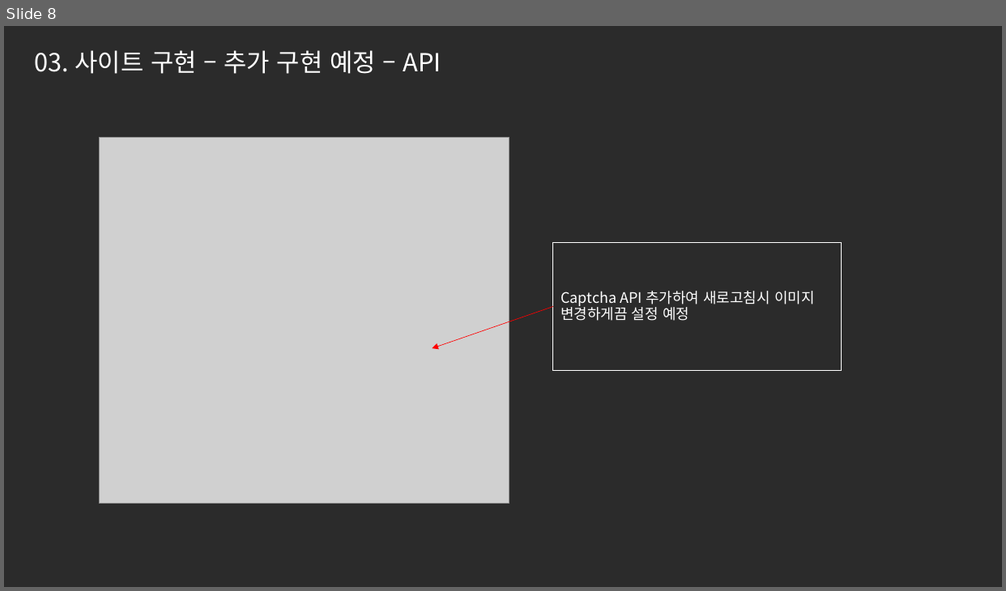
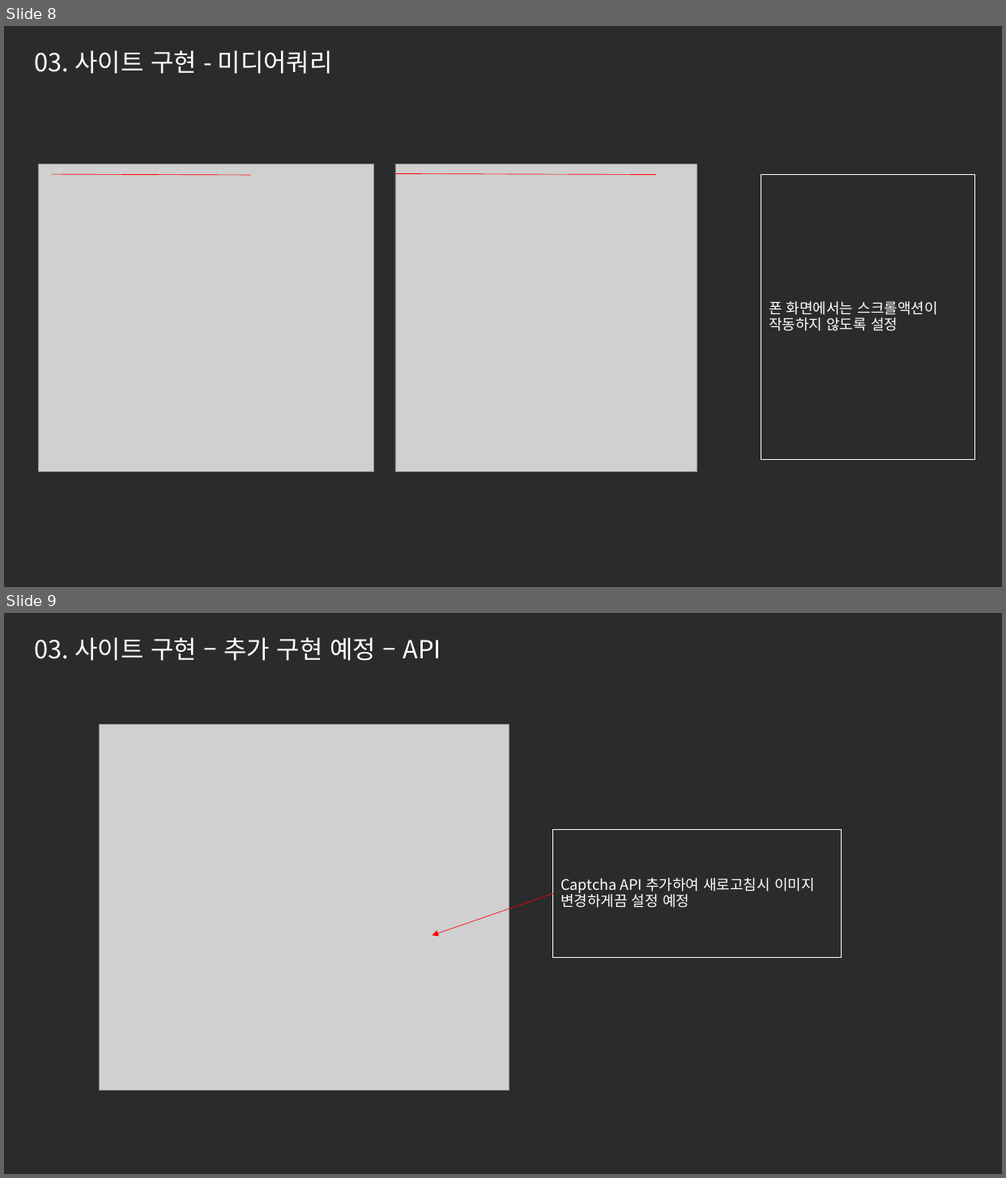
Before and after one commit to novall9633/FED-RF-2023-Project-SYJ, a slide deck: 2차프로젝트/01.분석설계/NEXIS 가이드.pptx. Shown one above the other, each under a label of ours: slide 8 before the commit, slides 8 and 9 after it. The pictures are 1006x591 and 1006x1178 pixels, drawn with LibreOffice and Linux fonts; fonts in the diff are those of the drawing; grey boxes stand for pictures; background and template pictures are left out; a plain dark background stands for a picture behind light text. Boxes give left, top, right and bottom in pixels: in the first picture for what was removed or moved away, otherwise in the second. Text is boxed around its words. In the diff, an @@ line names an element or a change of style, - is before the commit and + after.

Commit message:
pdf 업데이트

```diff
--- a/2차프로젝트/01.분석설계/NEXIS 가이드.pptx
+++ b/2차프로젝트/01.분석설계/NEXIS 가이드.pptx
@@ slide 8 added at (4,26,1002,587), background picture (left out) @@
@@ title added at (35,50,333,74), 24 pt, text #FFFFFF @@
+03. 사이트 구현 - 미디어쿼리
@@ picture added at (39,164,374,472) @@
@@ picture added at (395,164,697,472) @@
@@ line added from (51, 174) to (251, 175), #FF0000 0.5 pt @@
@@ line added from (395, 173) to (656, 175), #FF0000 0.5 pt @@
@@ rectangle added at (761,174,975,460), outline #FFFFFF 0.75 pt, 14 pt, text #FFFFFF @@
+폰 화면에서는 스크롤액션이 작동하지 않도록 설정
@@ what was slide 8 is now slide 9 @@
```
Also in this commit, not shown: 2 other files.
